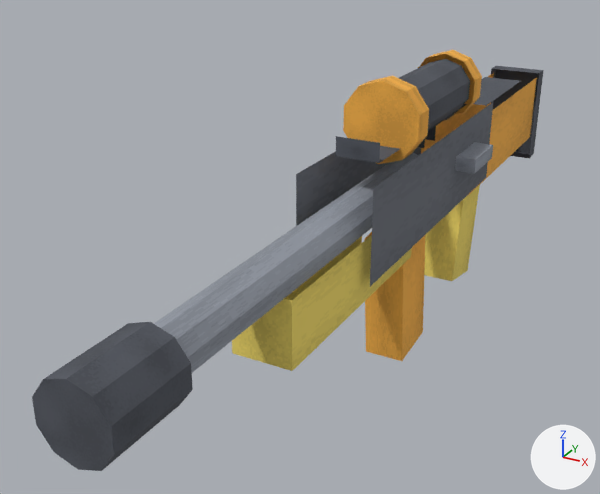
Renders of the glTF model packages/client/public/models/weapons/weapon_dmr.glb from each side of a commit.
Rendered twice from a 50 mm camera at (0.97, -2.87, 1.03) aimed at (-0.24, -0.65, -0.08). The axes (+X, +Y, +Z) are drawn at lower right. The lights are the same throughout. The first picture is the older version. Vertices at exactly the same position are counted once.

The first picture shows 'weapon_dmr'.
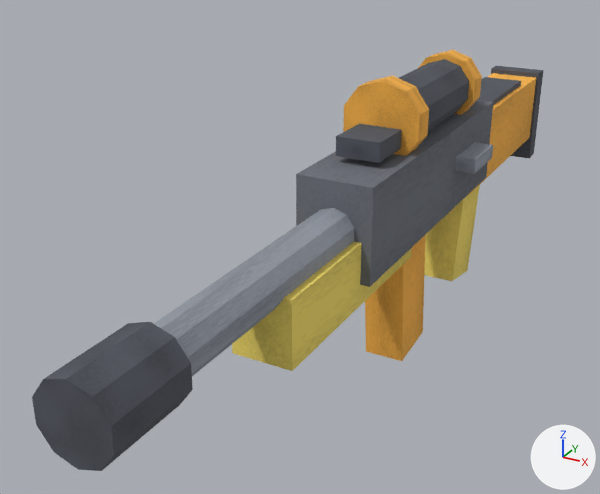
Edits to the bpy script that builds the scene:
```text
Change me_weapon_dmr:
    used by ob_weapon_dmr; location = (0.0, 0.0, 0.0)
    remove me_weapon_dmr.from_pydata(...)  # 174 vertices, 184 faces; spans x -0.12..0.19, y -1.96..1.02, z -0.52..0.49
    add me_weapon_dmr.from_pydata(...)  # 180 vertices, 266 faces; spans x -0.12..0.19, y -1.96..1.02, z -0.52..0.49
    me_weapon_dmr part 1
    4 faces are deleted
    6 vertices are added at (0.04, -0.3, 0.06), (0.04, -1.8, 0.06), (0.0, -0.51, 0.23), (0.0, -0.04, 0.24), (0.08, 0.25, 0.16), (0.08, 0.75, 0.16)
    86 new faces join them
```

Boxes (x1, y1, x2, y2) around the edits, measured in the pictures (600 x 494 px):
part 1 of me_weapon_dmr, built on: before (296, 103, 493, 286); after (192, 54, 539, 376)
